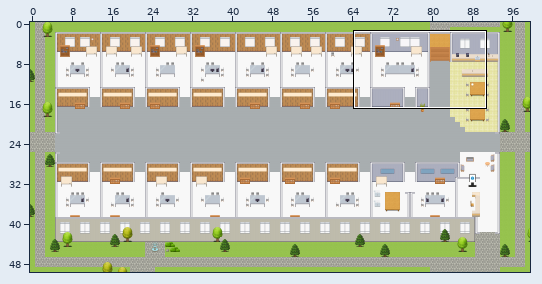
Two versions of a level (Tiled map (JSON), maps/CS-Product-Pipeline-Platform.tmj). The picture above shows the old version from afar; the outline marks the close-up.
Close-up. Before:
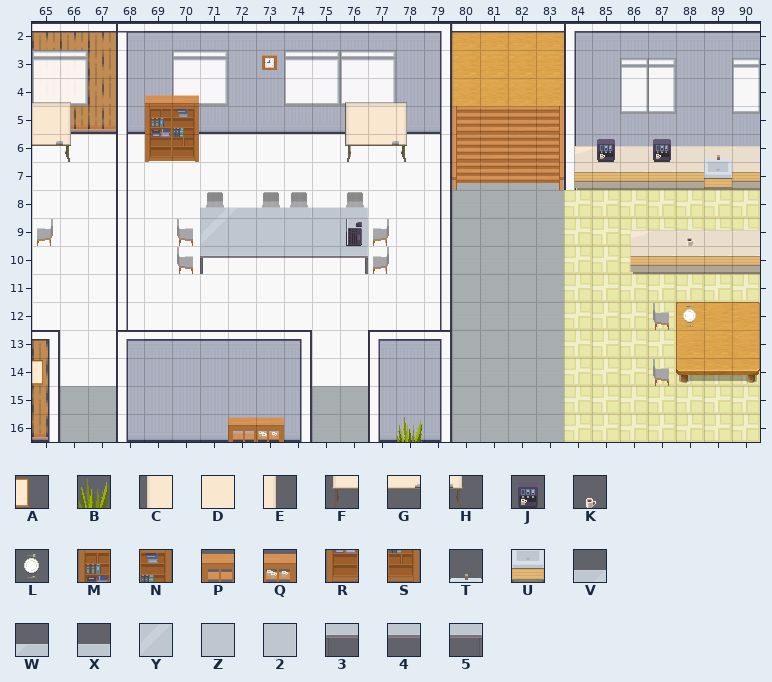
Cells are 32x32 px. Shown: x 65..90, y 2..16. The commit also changed other parts of the map, which this record leaves out.
Key: from "Decoration": A 51, B 75; from "Misc": C 43, D 44, E 45, F 53, G 54, H 55, J 57, K 59, L 106; from "Other_Furniture": M 12, N 13, P 17, Q 18, R 24, S 25, T 51, U 63; from "Tables": V 5, W 6, X 7, Y 15, Z 16, 2 17, 3 25, 4 26, 5 27.
_ is an empty cell.
Layers that did not change in this view are not listed.
Layer "decor" before, first column x 65:
 5 DE__MN_____CDE____________
 6 GH__RS_____FGH______J_J_T_
 7 ________________________U_
 8 ______VWXXXX______________
 9 ______YZ2ZZZ___________K__
10 ______344445______________
11 __________________________
12 _______________________L__
13 __________________________
14 A_________________________
15 __________________________
16 _______PQ____B____________
After:
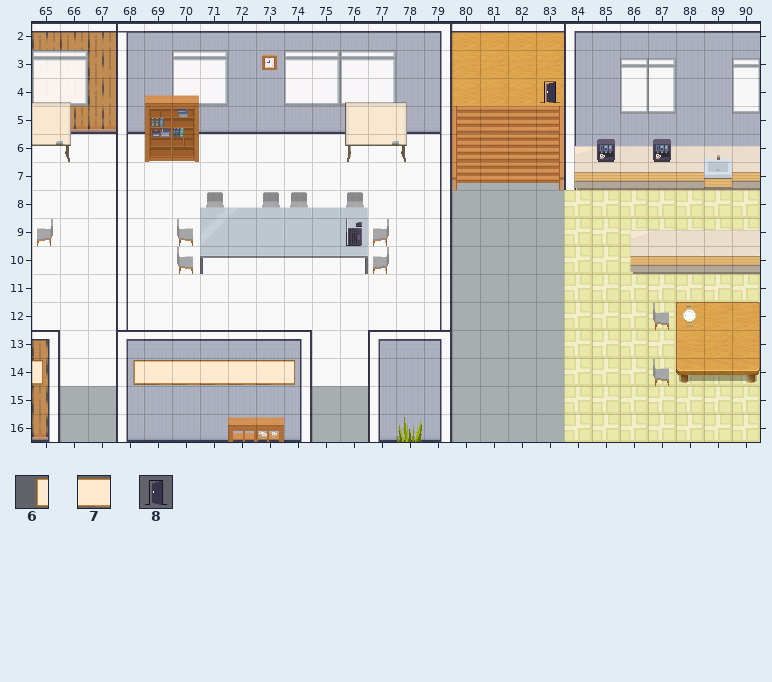
Further tiles: from "Decoration": 6 49, 7 50; from "User_Zones": 8 65.
Difference:
Changed rows in their new state; . is an unchanged cell.
Layer "decor":
first column x 88:
 9 _
first column x 68:
14 677777A
Layer "zones":
first column x 83:
 4 8
Boxes around the changes in both close-ups, in picture pixels (x1, y1, x2, y2):
added: (540, 81, 560, 103)
removed: (687, 237, 695, 246)
added: (133, 360, 295, 385)
